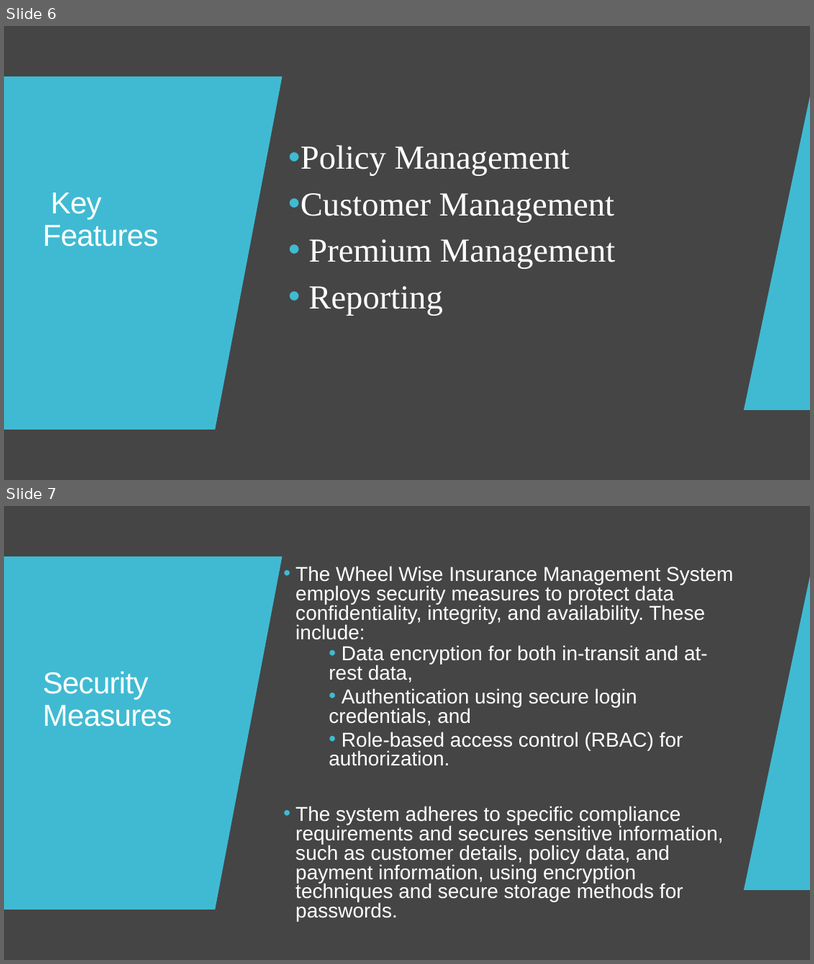
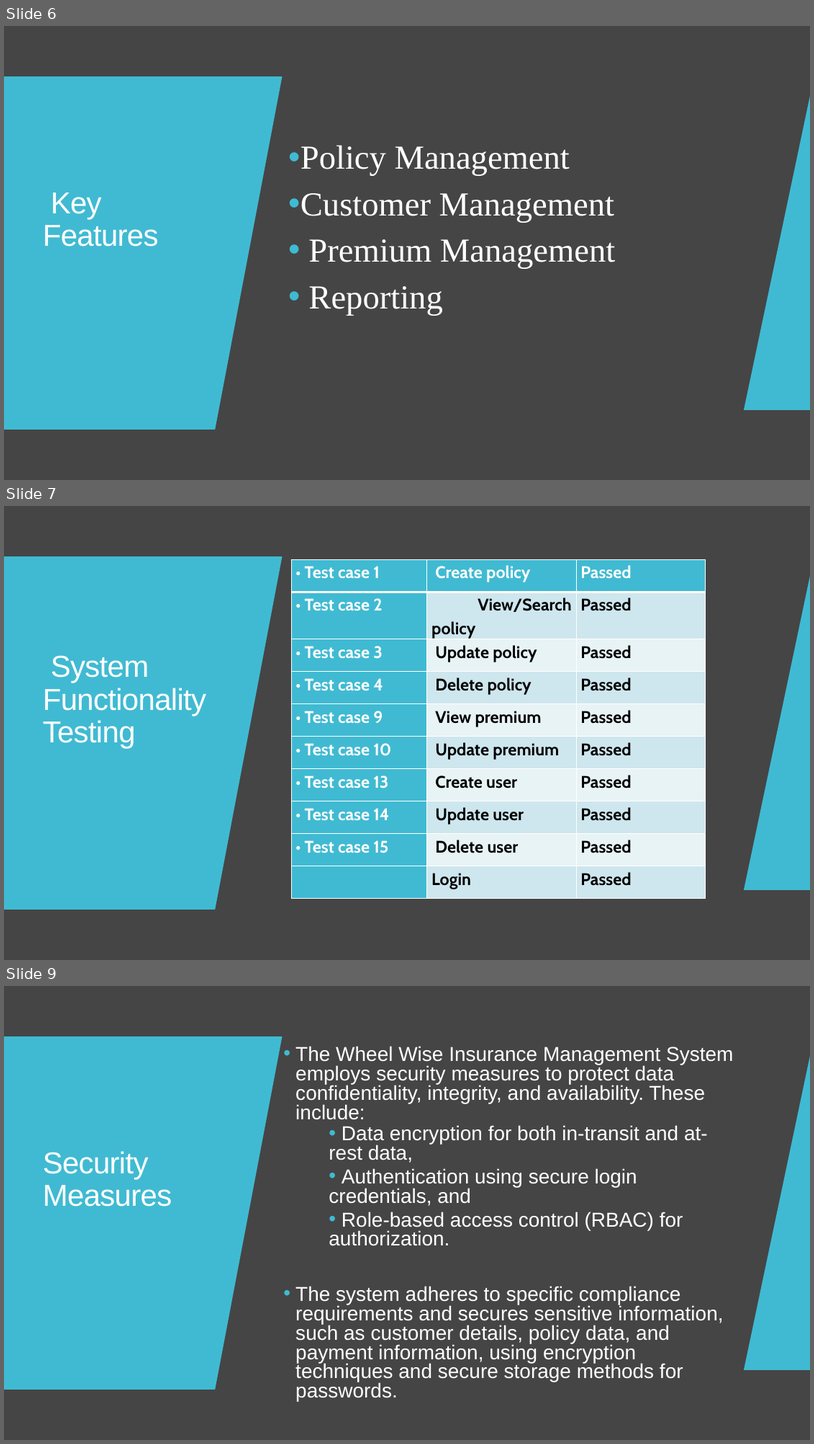
Before and after one commit to SarveshChand12/CS415-Project-Documentation, a slide deck: CS415 Release 1 Presentation.pptx. Shown one above the other, each under a label of ours: slides 6 and 7 before the commit, slides 6, 7 and 9 after it; the slides between them are not shown. The pictures are 814x964 and 814x1444 pixels, drawn with LibreOffice and Linux fonts; fonts in the diff are those of the drawing. Boxes give left, top, right and bottom in pixels: in the first picture for what was removed or moved away, otherwise in the second. Text is boxed around its words. In the diff, an @@ line names an element or a change of style, - is before the commit and + after.

Commit message:
Updated with User Manual

```diff
--- a/CS415 Release 1 Presentation.pptx
+++ b/CS415 Release 1 Presentation.pptx
@@ slide 7 added at [4, 506, 810, 960], background #454545; not listed: 2 template elements that a slide beside it also shows @@
@@ rectangle added at [4, 506, 810, 960], fill #454545 @@
@@ freeform shape added at [4, 556, 282, 909], fill #40BAD2 @@
@@ table added at [291, 559, 706, 892], 10 rows, 3 columns @@
+• Test case 1 | Create policy | Passed
+• Test case 2 | View/Search policy | Passed
+• Test case 3 | Update policy | Passed
+• Test case 4 | Delete policy | Passed
+• Test case 9 | View premium | Passed
+• Test case 10 | Update premium | Passed
+• Test case 13 | Create user | Passed
+• Test case 14 | Update user | Passed
+• Test case 15 | Delete user | Passed
+ | Login | Passed
@@ freeform shape added at [744, 576, 810, 890], fill #40BAD2 @@
@@ title added at [43, 655, 206, 749], 36 pt, text #FFFFFF @@
+System Functionality Testing
@@ what was slide 7 is now slide 9 @@
```
Also in this commit, not shown: 2 slides changed, 2 other slides added, 3 other files.
